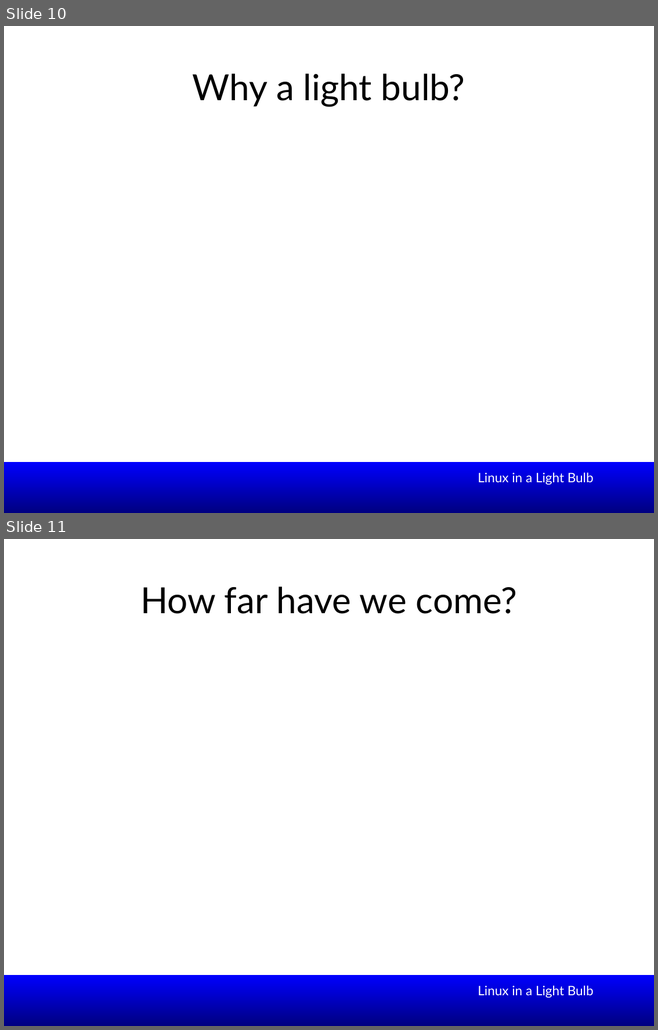
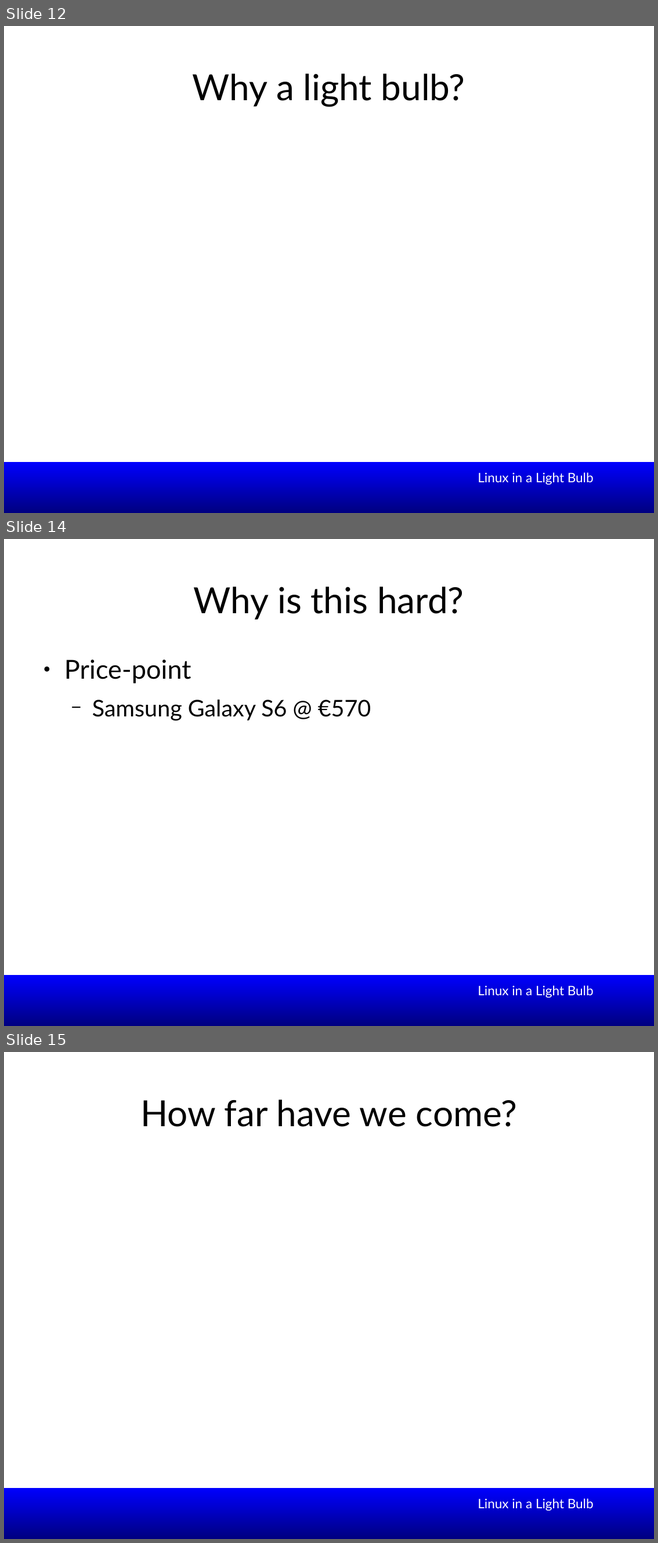
Before and after one commit to smipi1/elce2015, a slide deck: presentations/Linux_In_a_Lightbulb-Where_are_we_on_tinification-ELCE2015.odp. Shown one above the other, each under a label of ours: slides 10 and 11 before the commit, slides 12, 14 and 15 after it; the slides between them are not shown. The pictures are 658x1030 and 658x1543 pixels, drawn with LibreOffice and Linux fonts; fonts in the diff are those of the drawing; background and template pictures are left out. Boxes give left, top, right and bottom in pixels: in the first picture for what was removed or moved away, otherwise in the second. Text is boxed around its words. In the diff, an @@ line names an element or a change of style, - is before the commit and + after.

```diff
--- a/presentations/Linux_In_a_Lightbulb-Where_are_we_on_tinification-ELCE2015.odp
+++ b/presentations/Linux_In_a_Lightbulb-Where_are_we_on_tinification-ELCE2015.odp
@@ slide 14 added at (4, 539, 654, 1026), background #FFFFFF; not listed: 1 template element that a slide beside it also shows @@
@@ title added at (194, 587, 463, 620), 44 pt, text #000000 @@
+Why is this hard?
@@ text added at (64, 660, 371, 721), 28 pt, text #000000 @@
+● Price-point
+  − Samsung Galaxy S6 @ €570
@@ text added at (477, 986, 593, 998), 16 pt, text #FFFFFF @@
+Linux in a Light Bulb
@@ what was slide 10 is now slide 12 @@
@@ what was slide 11 is now slide 15 @@
```
Also in this commit, not shown: 2 slides changed, 3 other slides added, 1 other file.
